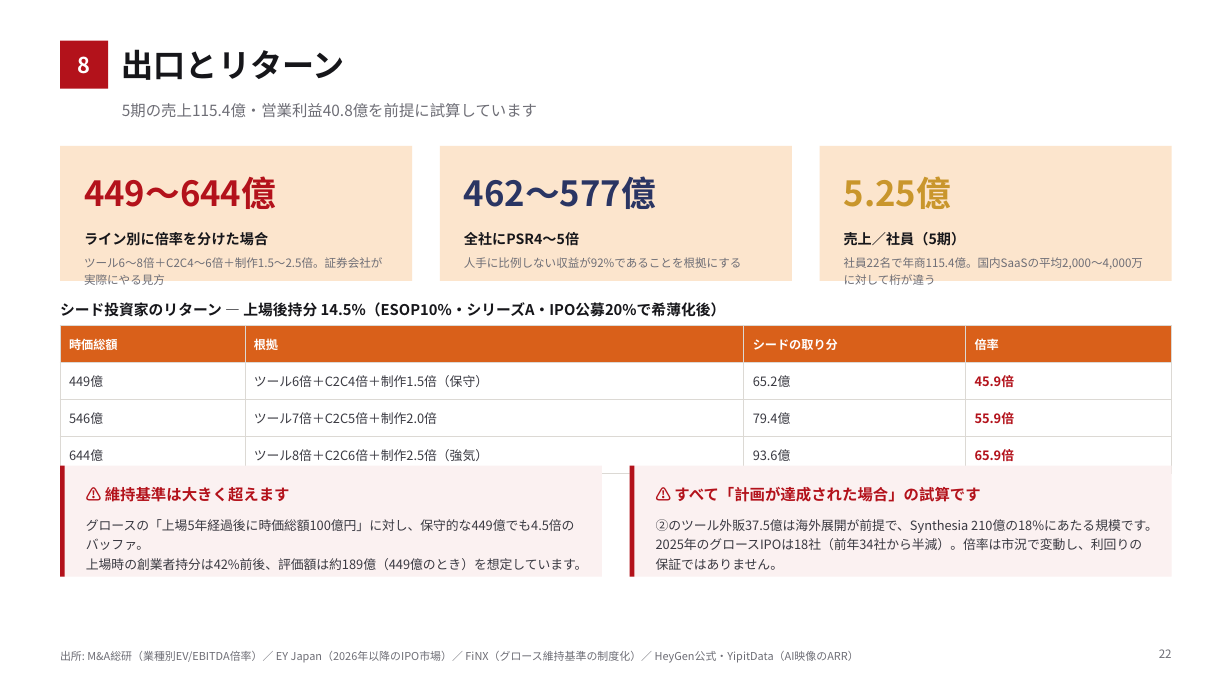
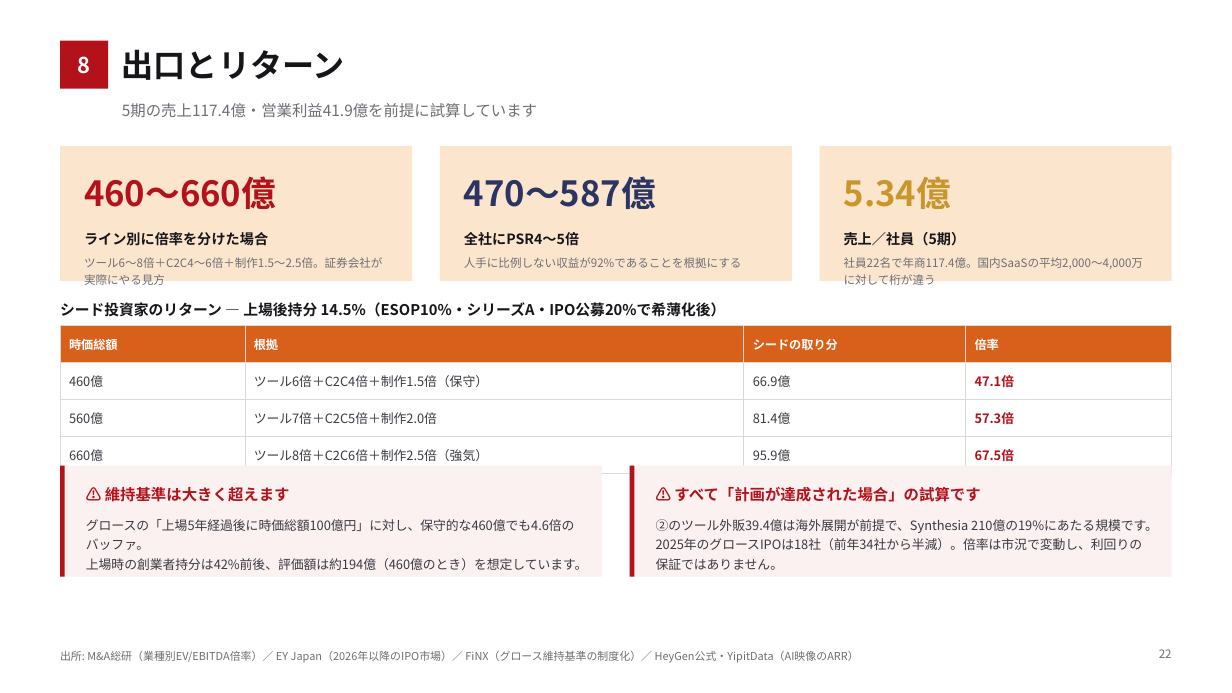
Before and after one commit to bpn333333/test, a slide deck: slide 23 of 投資家向け企画書 Ver0.8.pptx. Drawn at 1232x693 pixels with LibreOffice and Linux fonts; fonts in the diff are those of the drawing. Boxes give left, top, right and bottom in pixels: in the first picture for what was removed or moved away, otherwise in the second. Text is boxed around its words. In the diff, an @@ line names an element or a change of style, - is before the commit and + after.

```diff
--- a/投資家向け企画書 Ver0.8.pptx
+++ b/投資家向け企画書 Ver0.8.pptx
@@ text at box(122, 103, 537, 117): text changed @@
-5期の売上115.4億・営業利益40.8億を前提に試算しています
+5期の売上117.4億・営業利益41.9億を前提に試算しています
@@ text at box(84, 176, 276, 209): text changed @@
-449〜644億
+460〜660億
@@ text at box(464, 176, 656, 209): text changed @@
-462〜577億
+470〜587億
@@ text at box(844, 176, 951, 209): text changed @@
-5.25億
+5.34億
@@ text at box(844, 257, 1143, 269): text changed @@
-社員22名で年商115.4億。国内SaaSの平均2,000〜4,000万に対して桁が違う
+社員22名で年商117.4億。国内SaaSの平均2,000〜4,000万に対して桁が違う
@@ table at box(60, 325, 1172, 465) @@
-row 2: 449億 | ツール6倍＋C2C4倍＋制作1.5倍（保守） | 65.2億 | 45.9倍
+row 2: 460億 | ツール6倍＋C2C4倍＋制作1.5倍（保守） | 66.9億 | 47.1倍
-row 3: 546億 | ツール7倍＋C2C5倍＋制作2.0倍 | 79.4億 | 55.9倍
+row 3: 560億 | ツール7倍＋C2C5倍＋制作2.0倍 | 81.4億 | 57.3倍
-row 4: 644億 | ツール8倍＋C2C6倍＋制作2.5倍（強気） | 93.6億 | 65.9倍
+row 4: 660億 | ツール8倍＋C2C6倍＋制作2.5倍（強気） | 95.9億 | 67.5倍
@@ text at box(86, 519, 588, 570): text changed @@
-グロースの「上場5年経過後に時価総額100億円」に対し、保守的な449億でも4.5倍のバッファ。
-上場時の創業者持分は42%前後、評価額は約189億（449億のとき）を想定しています。
+グロースの「上場5年経過後に時価総額100億円」に対し、保守的な460億でも4.6倍のバッファ。
+上場時の創業者持分は42%前後、評価額は約194億（460億のとき）を想定しています。
@@ text at box(656, 519, 1158, 533): text changed @@
-②のツール外販37.5億は海外展開が前提で、Synthesia 210億の18%にあたる規模です。
+②のツール外販39.4億は海外展開が前提で、Synthesia 210億の19%にあたる規模です。
```
Also in this commit, not shown: 10 other slides changed, 10 other files.
